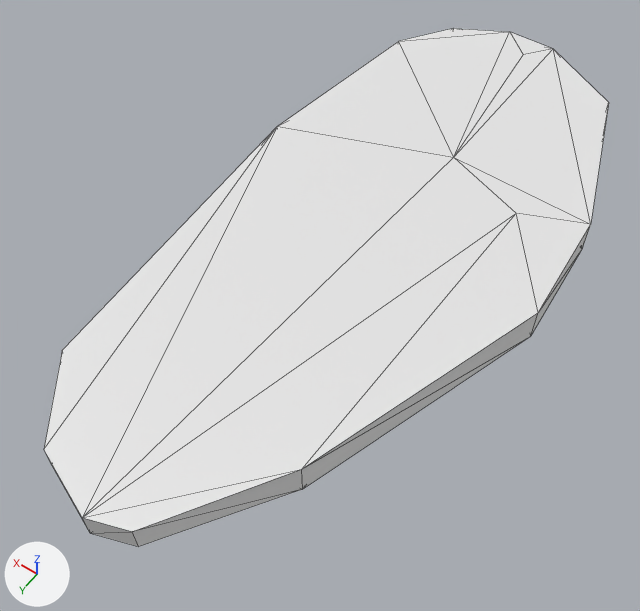
The glTF model Assets/Models/AngeloDress/AngeloDressSole.glb: old version first, new version second.
Before and after are seen from a 50 mm lens placed at (-2.48, 5.47, 5.25), pointed at (0.0, 2.0, -0.2). Lighting does not change. The marker at lower left points along +X, +Y and +Z. The older version comes first. Mesh edges are drawn as thin lines. Vertices at exactly the same position are counted once.
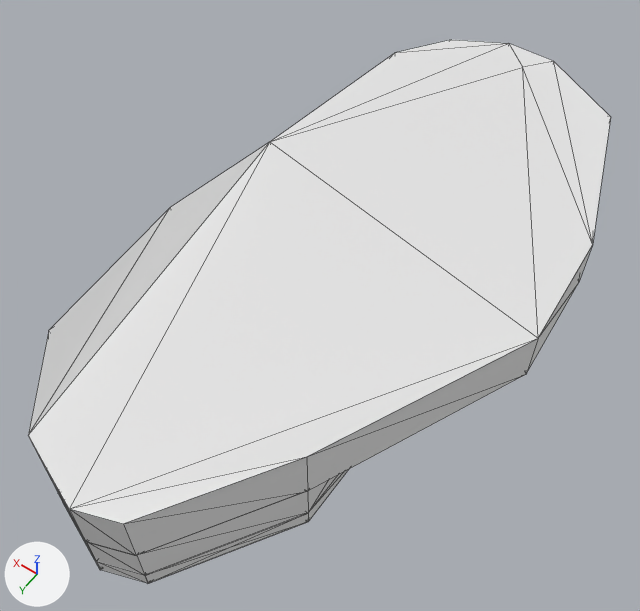
Commit message: updated dress shoe models

What differs and where, as boxes [x1, y1, x2, y2] in the pictures (640 x 611 px):
'Plane', reshaped, moved, rescaled: before [44, 28, 609, 547]; after [28, 40, 611, 583]

What the commit changed:
me_plane is used by ob_plane; location (0.0, 0.0, 0.0); scale (0.956, 0.956, 0.956).
me_plane had 31 vertices, 59 faces and spanned x -1.58..1.24, y -1.43..4.65, z 0.0..0.29.
me_plane now has 87 vertices, 172 faces and spans x -1.58..1.24, y -1.43..4.49, z -0.26..0.66.
Part 1, on me_plane:
20 vertices are removed from x -1.58..1.04, y -1.43..4.65, z 0.0..0.29.
58 faces are deleted.
2 vertices move from x -0.97..1.24, y 0.72..1.0, z 0.0..0.29 to x -1.51..1.14, y 0.48..2.33, z -0.17..0.19.
23 vertices are added at x -0.92..1.14, y -1.18..3.77, z -0.26..0.66.
7 new vertices lie (0.0, 0.0, -0.46) away from vertices in x -1.58..1.24, y -1.43..1.53, z 0.29.
29 new vertices lie (0.0, 0.72, 0.0) away from vertices in x -0.92..1.03, y 2.7..3.77, z -0.26..0.2.
7 new vertices lie (0.0, 0.0, 0.14) away from vertices in x -0.92..0.06, y 2.7..4.37, z -0.26.
5 new vertices lie (0.0, 0.73, 0.0) away from vertices in x -0.32..1.03, y 2.93..3.65, z -0.26..0.2.
5 new vertices lie (0.0, 0.0, 0.46) away from vertices in x -0.92..1.03, y 3.42..4.49, z 0.2.
171 new faces join them.
Object 'Plane' (ob_plane) is rescaled from (0.956, 0.956, 0.956) to (1.0, 1.0, 1.0).
Object 'Plane' (ob_plane) moves from (0.0, 0.0, 0.0) to (0.0, 0.0, -0.181).
